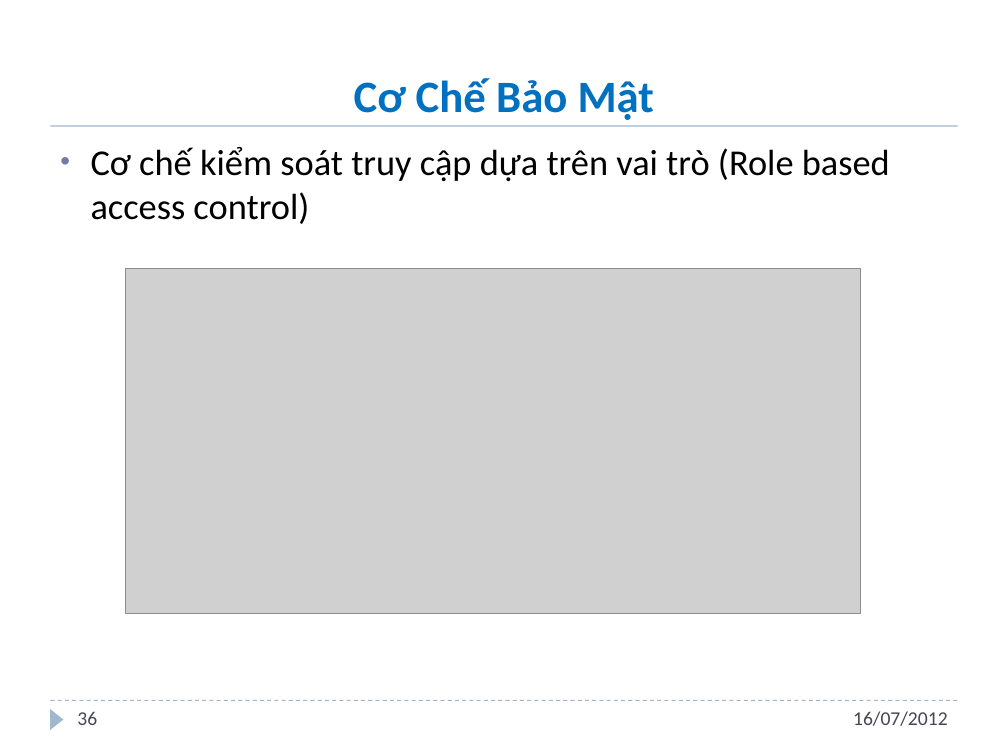
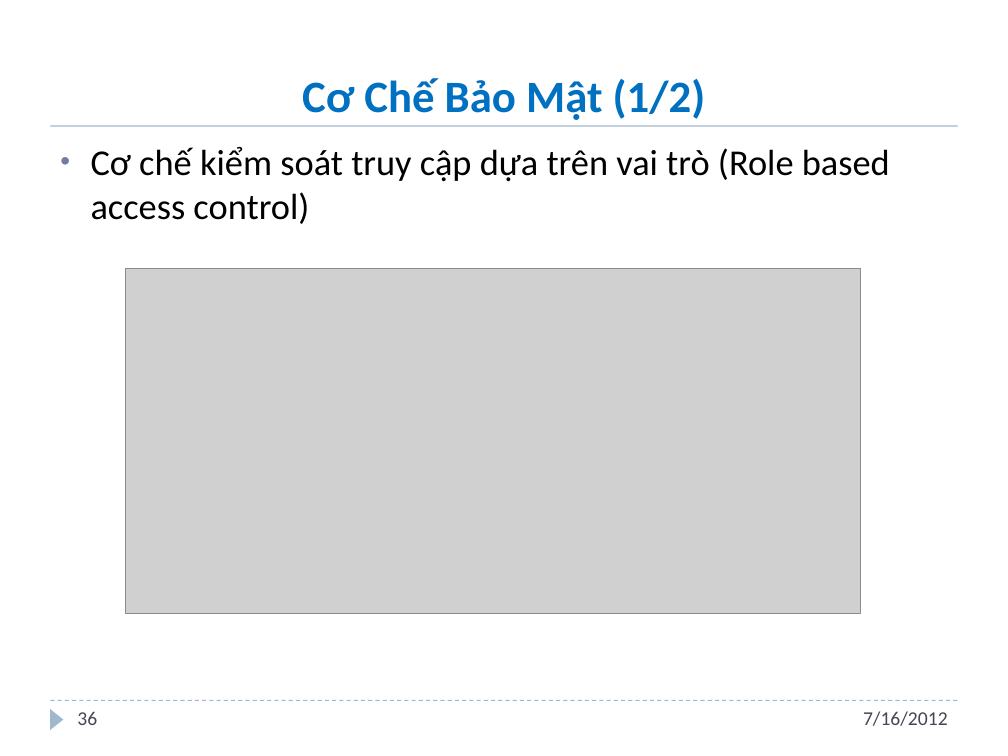
Before and after one commit to andungtra/he-thong-quan-ly-tuong-tac, a slide deck: slide 36 of Report/ppt/Presentation.pptx. Drawn at 1008x756 pixels with LibreOffice and Linux fonts; fonts in the diff are those of the drawing; grey boxes stand for pictures; background and template pictures are left out. Boxes give left, top, right and bottom in pixels: in the first picture for what was removed or moved away, otherwise in the second. Text is boxed around its words. In the diff, an @@ line names an element or a change of style, - is before the commit and + after.

```diff
--- a/Report/ppt/Presentation.pptx
+++ b/Report/ppt/Presentation.pptx
@@ title at (302,78,706,120): text changed @@
-Cơ Chế Bảo Mật
+Cơ Chế Bảo Mật (1/2)
@@ text at (863,711,948,726): text changed @@
-16/07/2012
+7/16/2012
```
Also in this commit, not shown: 46 other slides changed.
